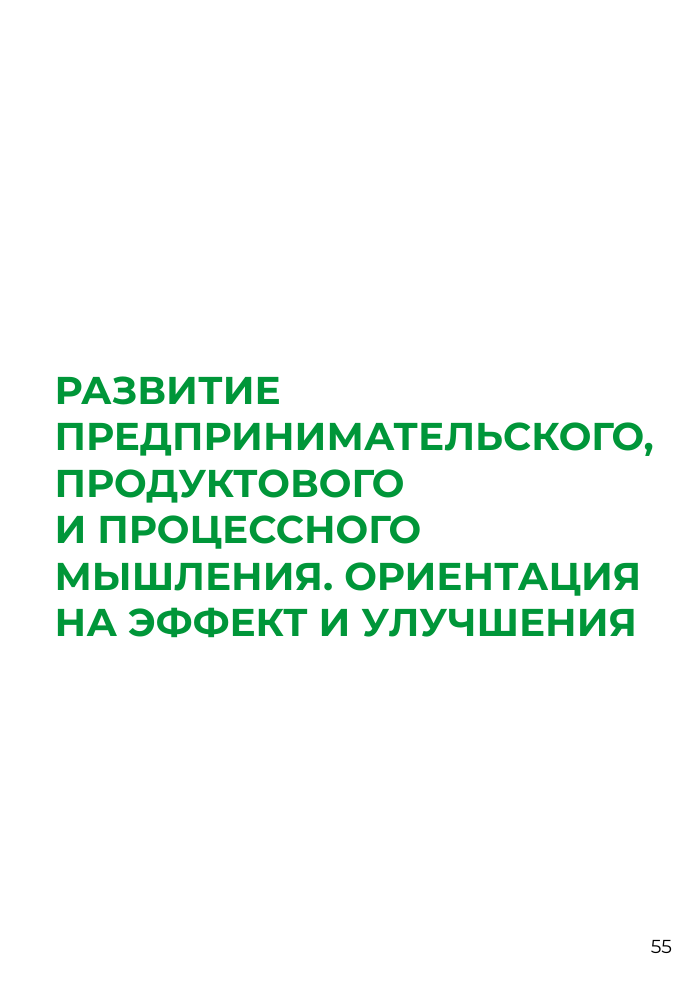
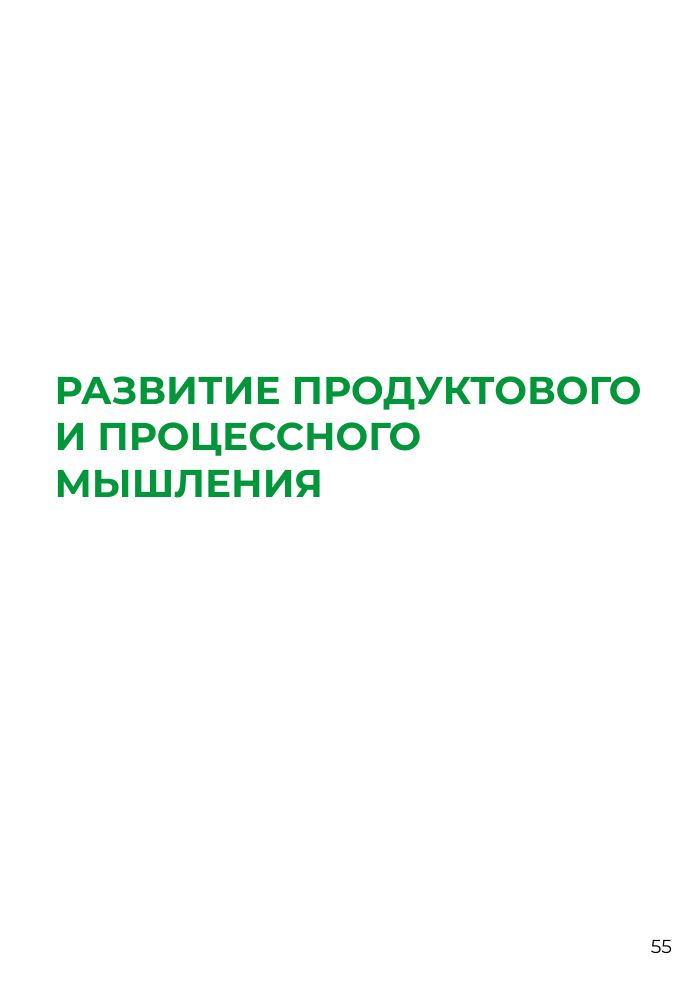
Before and after one commit to NikitaPetrosienko/-, a slide deck: slide 55 of data/Меню развивающих действий_ШЦР.pptx. Drawn at 698x1008 pixels with LibreOffice and Linux fonts; fonts in the diff are those of the drawing; background and template pictures are left out. Boxes give left, top, right and bottom in pixels: in the first picture for what was removed or moved away, otherwise in the second. Text is boxed around its words. In the diff, an @@ line names an element or a change of style, - is before the commit and + after.

```diff
--- a/data/Меню развивающих действий_ШЦР.pptx
+++ b/data/Меню развивающих действий_ШЦР.pptx
@@ text at [55,376,642,498]: text changed @@
-РАЗВИТИЕ ПРЕДПРИНИМАТЕЛЬСКОГО, ПРОДУКТОВОГО
-И ПРОЦЕССНОГО МЫШЛЕНИЯ. ОРИЕНТАЦИЯ НА ЭФФЕКТ И УЛУЧШЕНИЯ
+РАЗВИТИЕ ПРОДУКТОВОГО
+И ПРОЦЕССНОГО МЫШЛЕНИЯ
```
Also in this commit, not shown: 7 other slides changed, 13 other files.
